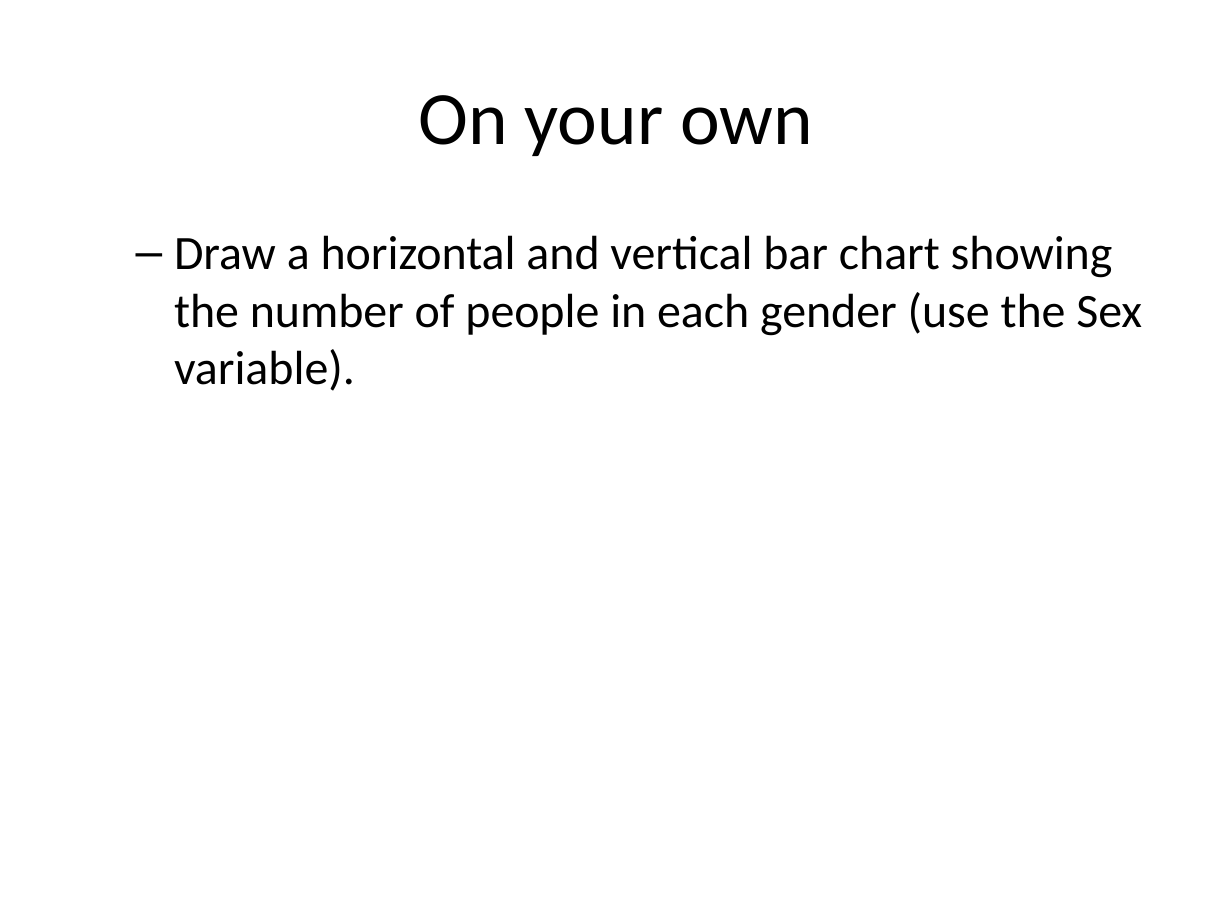
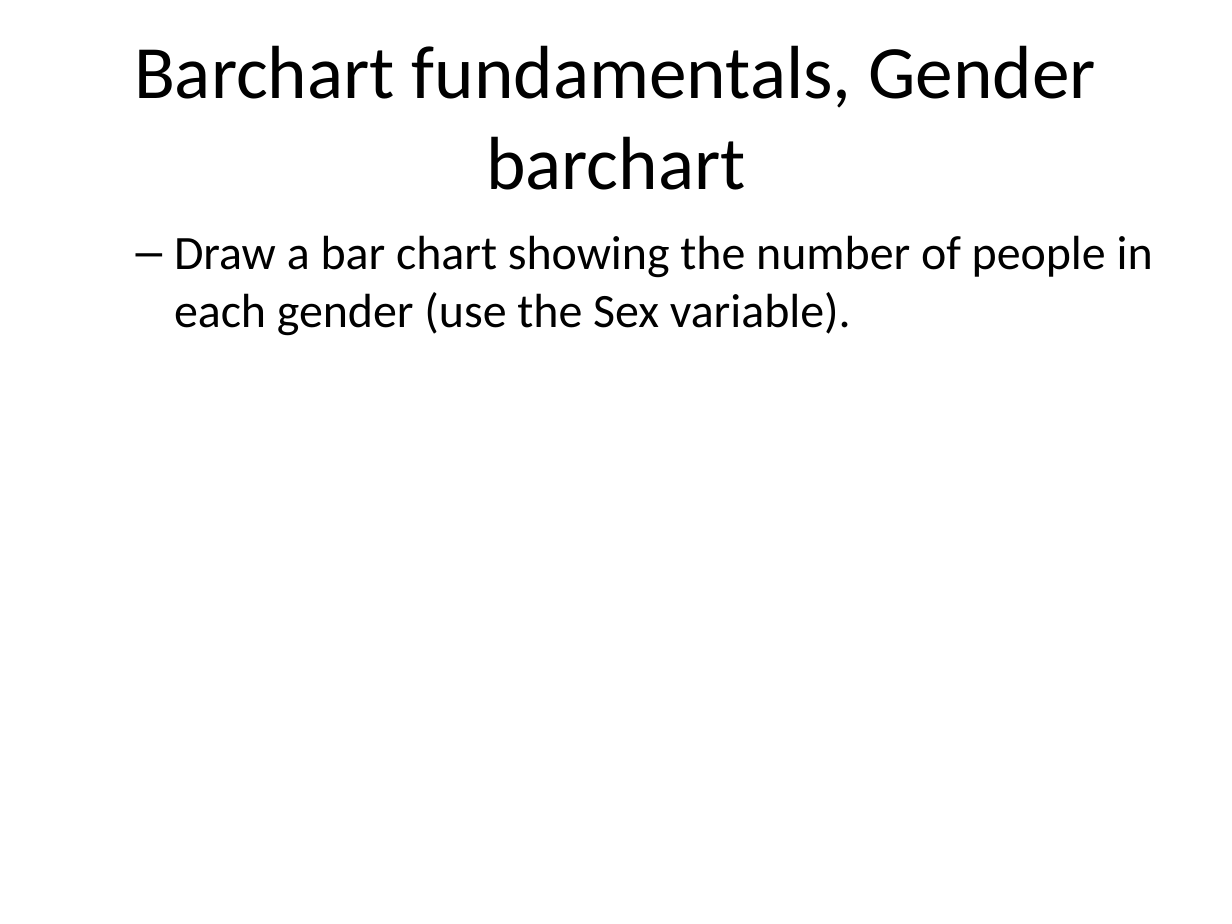
Before and after one commit to pmean/data-visualization, a slide deck: slide 56 of data-viz-02/src/v02-complete-lecture.pptx. Drawn at 1232x924 pixels with LibreOffice and Linux fonts; fonts in the diff are those of the drawing. Boxes give left, top, right and bottom in pixels: in the first picture for what was removed or moved away, otherwise in the second. Text is boxed around its words. In the diff, an @@ line names an element or a change of style, - is before the commit and + after.

```diff
--- a/data-viz-02/src/v02-complete-lecture.pptx
+++ b/data-viz-02/src/v02-complete-lecture.pptx
@@ title at bbox=[134, 45, 1096, 190]: text changed @@
-On your own
+Barchart fundamentals, Gender barchart
@@ text at bbox=[174, 235, 1153, 336]: text changed @@
-  – Draw a horizontal and vertical bar chart showing the number of people in each gender (use the Sex variable).
+  – Draw a bar chart showing the number of people in each gender (use the Sex variable).
```
Also in this commit, not shown: 88 other slides changed, 15 slides added, 2 slides removed, 20 other files.
